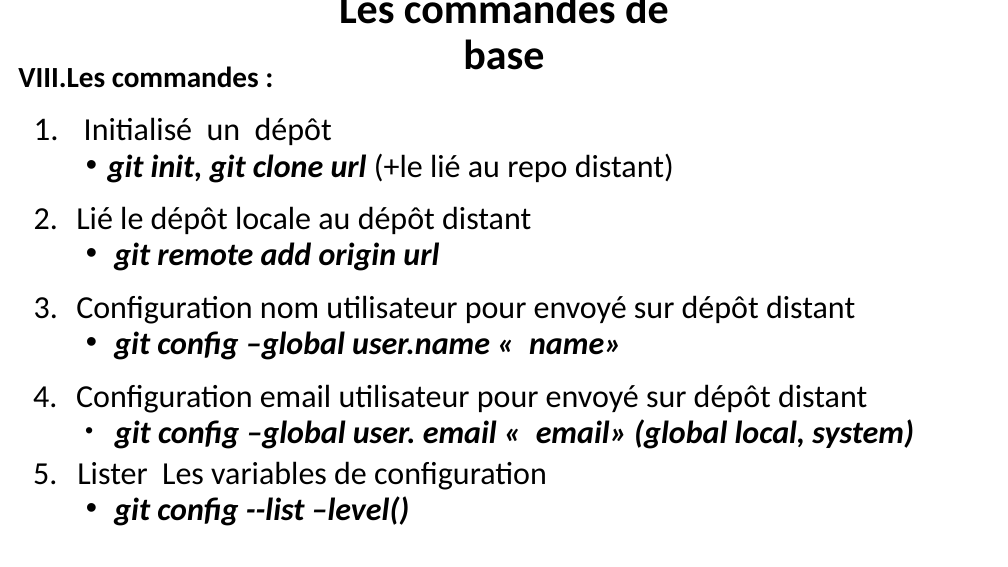
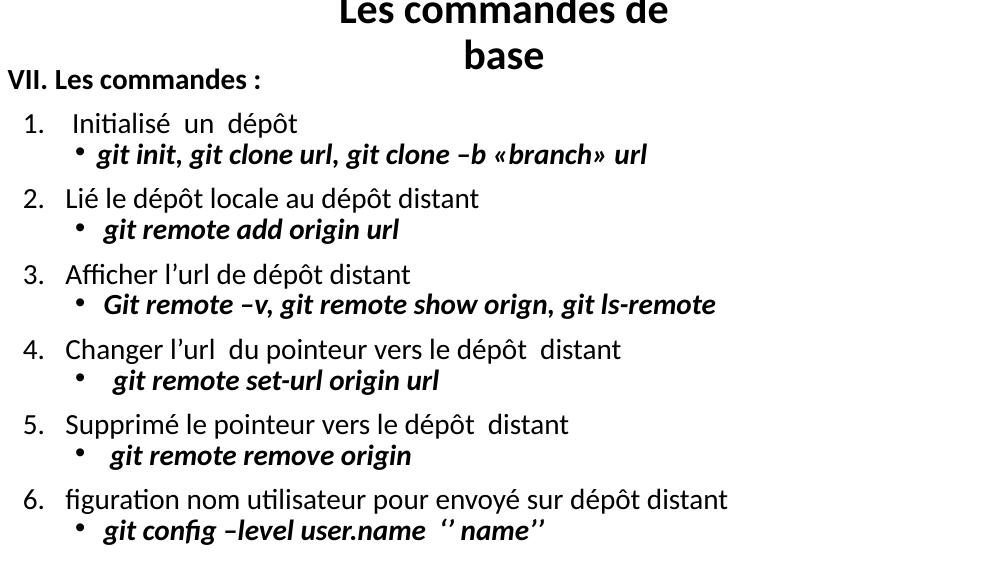
Before and after one commit to belakebiboussad/form, a slide deck: slide 7 of Formation Git.pptx (slide 8 before the commit). Drawn at 1008x567 pixels with LibreOffice and Linux fonts; fonts in the diff are those of the drawing. Boxes give left, top, right and bottom in pixels: in the first picture for what was removed or moved away, otherwise in the second. Text is boxed around its words. In the diff, an @@ line names an element or a change of style, - is before the commit and + after.

```diff
--- a/Formation Git.pptx
+++ b/Formation Git.pptx
@@ text "Les commandes :": place and size @@
-text "Les commandes :" at (18, 66, 914, 526)
+text "Les commandes :" at (55, 68, 728, 545)
@@ text at (55, 68, 479, 244): size 30.5 to 27.8 pt in "Initialisé un dépôt", "Lié le dépôt locale au dépôt distant", "git remote add origin url"; line spacing 0.8 to 0.7; line spacing 1.1 to 1 @@
@@ text at (97, 143, 647, 169): text changed; size 30.5 to 27.8 pt; bold on; italic on @@
-  • git init, git clone url (+le lié au repo distant)
+  • git init, git clone url, git clone –b «branch» url
@@ text at (65, 263, 728, 545): text changed; size 30.5 to 27.8 pt @@
-  3. Configuration nom utilisateur pour envoyé sur dépôt distant
-  • git config –global user.name « name»
-  4. Configuration email utilisateur pour envoyé sur dépôt distant
-  • git config –global user. email « email» (global local, system)
-  5. Lister Les variables de configuration
-  • git config --list –level()
+  3. Afficher l’url de dépôt distant
+  • Git remote –v, git remote show orign, git ls-remote
+  4. Changer l’url du pointeur vers le dépôt distant
+  • git remote set-url origin url
+  5. Supprimé le pointeur vers le dépôt distant
+  • git remote remove origin
+  6. figuration nom utilisateur pour envoyé sur dépôt distant
+  • git config –level user.name ‘’ name’’
```
Also in this commit, not shown: 17 other slides changed, 6 slides added, 6 slides removed, 3 other files.
